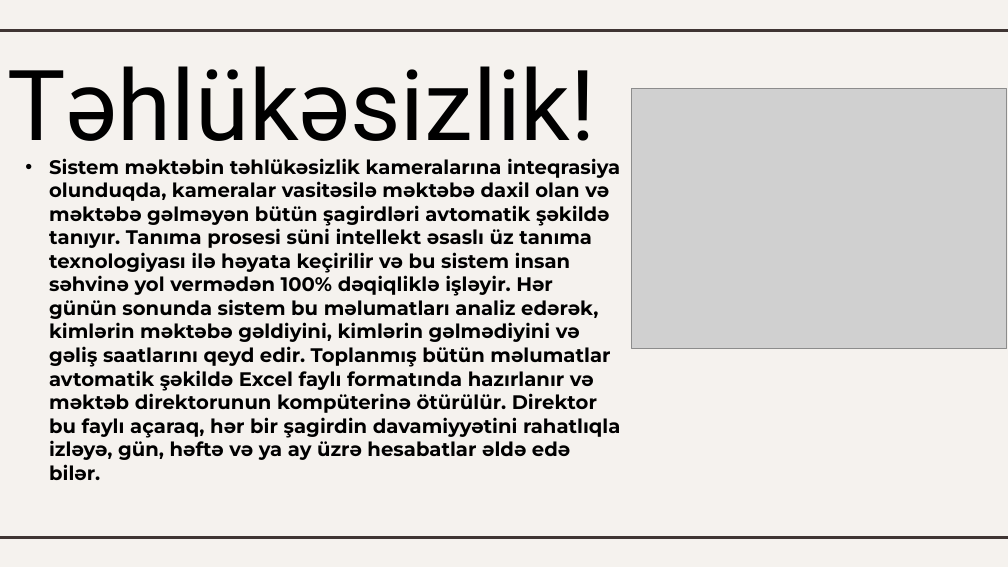
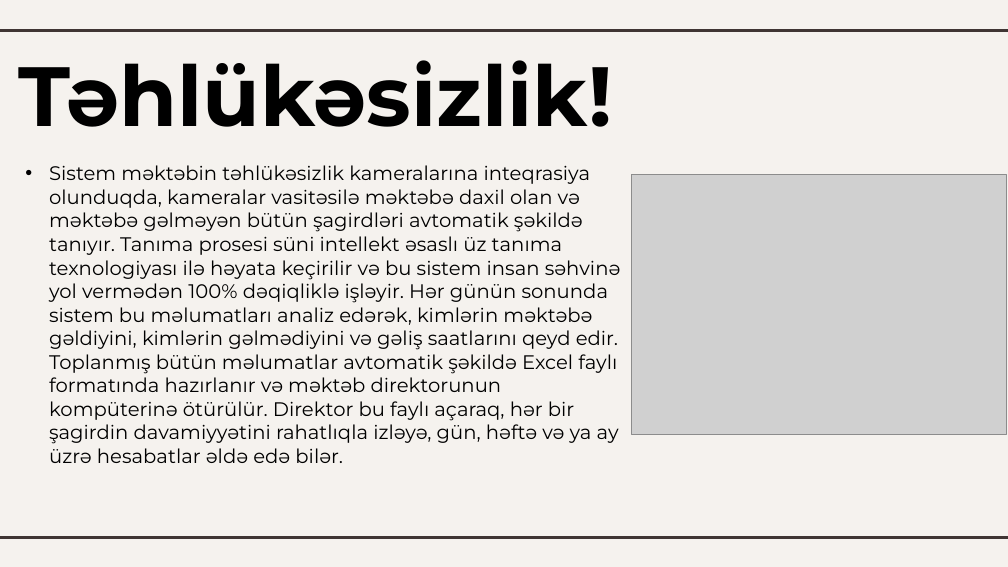
Before and after one commit to DarkinLordz/SmartAttendance, a slide deck: slide 6 of docs/SmartAttendance.pptx. Drawn at 1008x567 pixels with LibreOffice and Linux fonts; fonts in the diff are those of the drawing; grey boxes stand for pictures. Boxes give left, top, right and bottom in pixels: in the first picture for what was removed or moved away, otherwise in the second. Text is boxed around its words. In the diff, an @@ line names an element or a change of style, - is before the commit and + after.

```diff
--- a/docs/SmartAttendance.pptx
+++ b/docs/SmartAttendance.pptx
@@ title "Təhlükəsizlik!": place and size @@
-title "Təhlükəsizlik!" at <box>7,66,595,163</box>
+title "Təhlükəsizlik!" at <box>19,60,613,127</box>
@@ title "Təhlükəsizlik!" at <box>19,60,613,127</box>: size 70 to 60 pt, font Roboto to Montserrat, bold on @@
@@ text "Sistem məktəbin təhlükəsizlik kameralarına inteqrasiya ...": place and size @@
-text "Sistem məktəbin təhlükəsizlik kameralarına inteqrasiya ..." at <box>49,158,620,480</box>
+text "Sistem məktəbin təhlükəsizlik kameralarına inteqrasiya ..." at <box>49,165,621,463</box>
@@ text "Sistem məktəbin təhlükəsizlik kameralarına inteqrasiya ..." at <box>49,165,621,463</box>: bold off @@
@@ picture: place and size @@
-picture at <box>631,89,1006,348</box>
+picture at <box>631,175,1006,434</box>
```
Also in this commit, not shown: 6 other slides changed, 1 other file.
